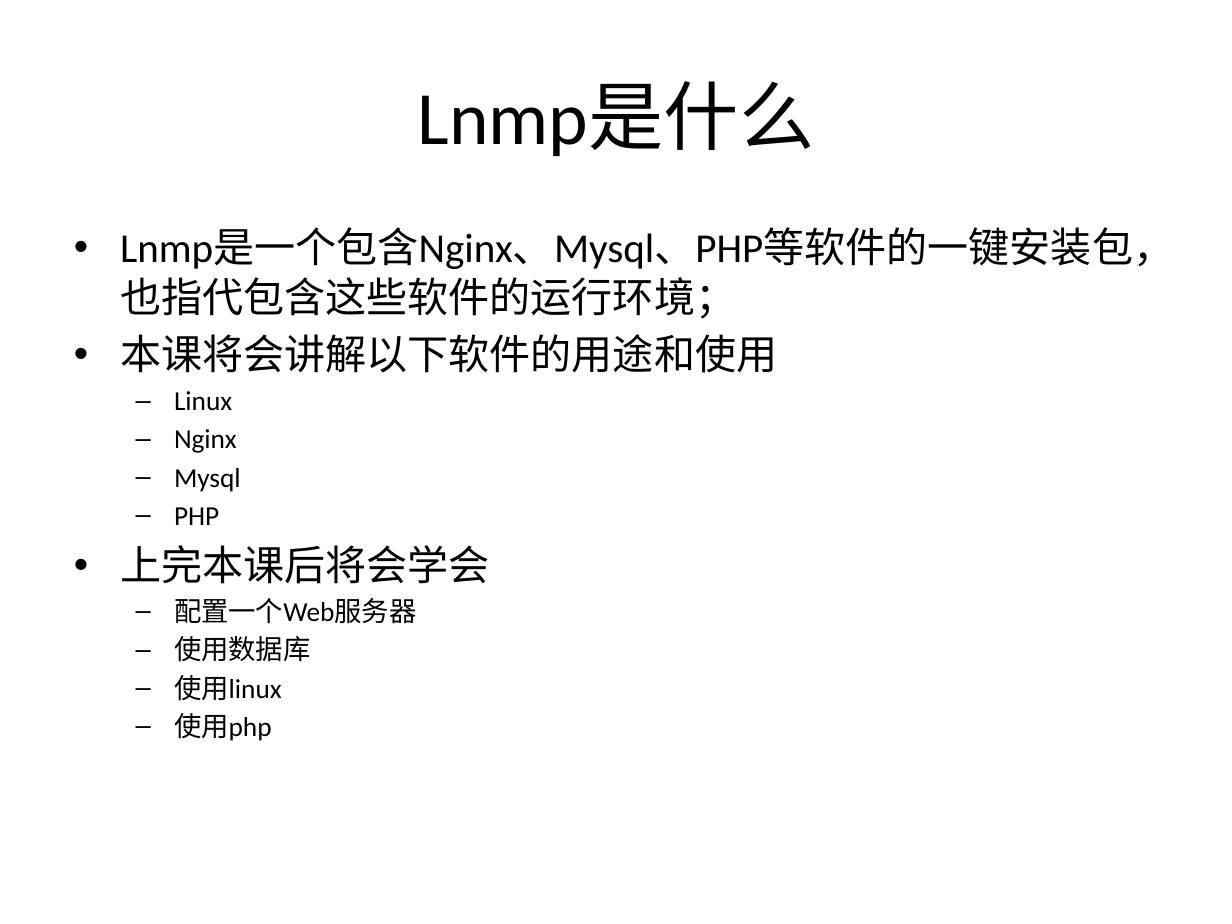
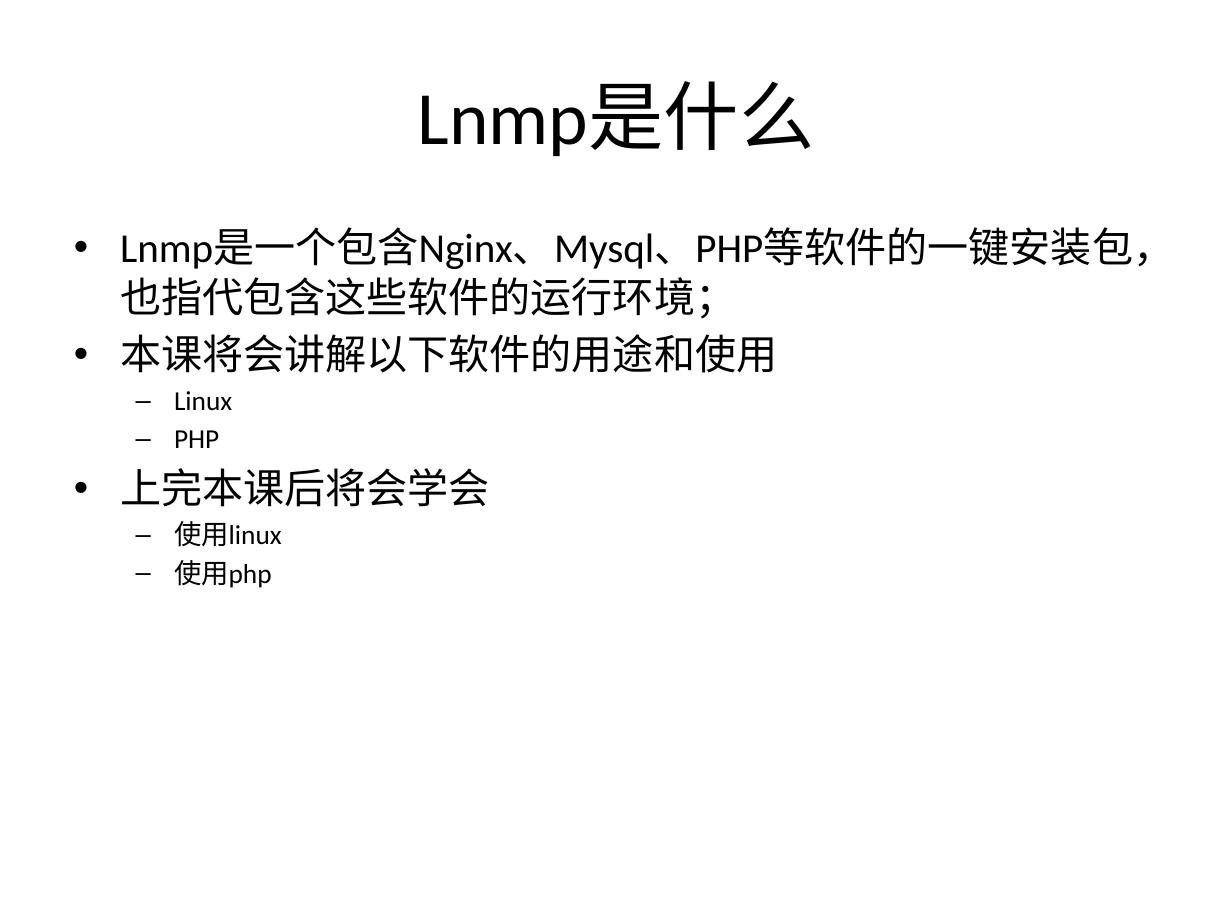
Before and after one commit to zhan3333/php-example, a slide deck: slide 2 of doc/ppt/lnmp.pptx. Drawn at 1232x924 pixels with LibreOffice and Linux fonts; fonts in the diff are those of the drawing. Boxes give left, top, right and bottom in pixels: in the first picture for what was removed or moved away, otherwise in the second. Text is boxed around its words. In the diff, an @@ line names an element or a change of style, - is before the commit and + after.

```diff
--- a/doc/ppt/lnmp.pptx
+++ b/doc/ppt/lnmp.pptx
@@ text at <box>174,429,241,492</box>: paragraphs removed @@
-  – Nginx
-  – Mysql
@@ text at <box>174,598,416,662</box>: paragraphs removed @@
-  – 配置一个Web服务器
-  – 使用数据库
```
Also in this commit, not shown: 1 other slide changed, 4 slides added, 2 other files.
